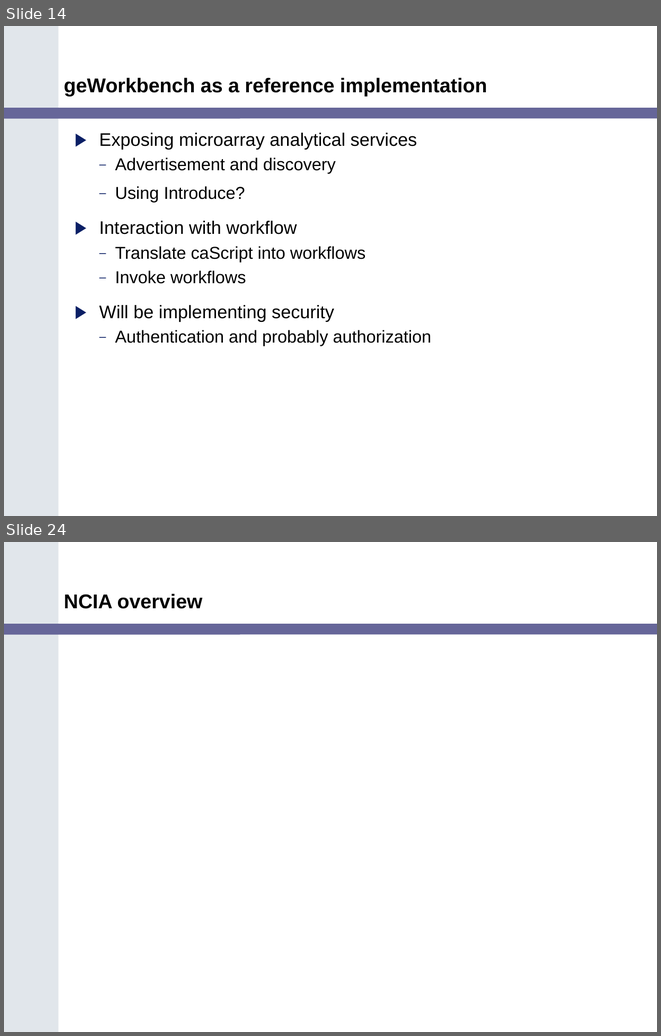
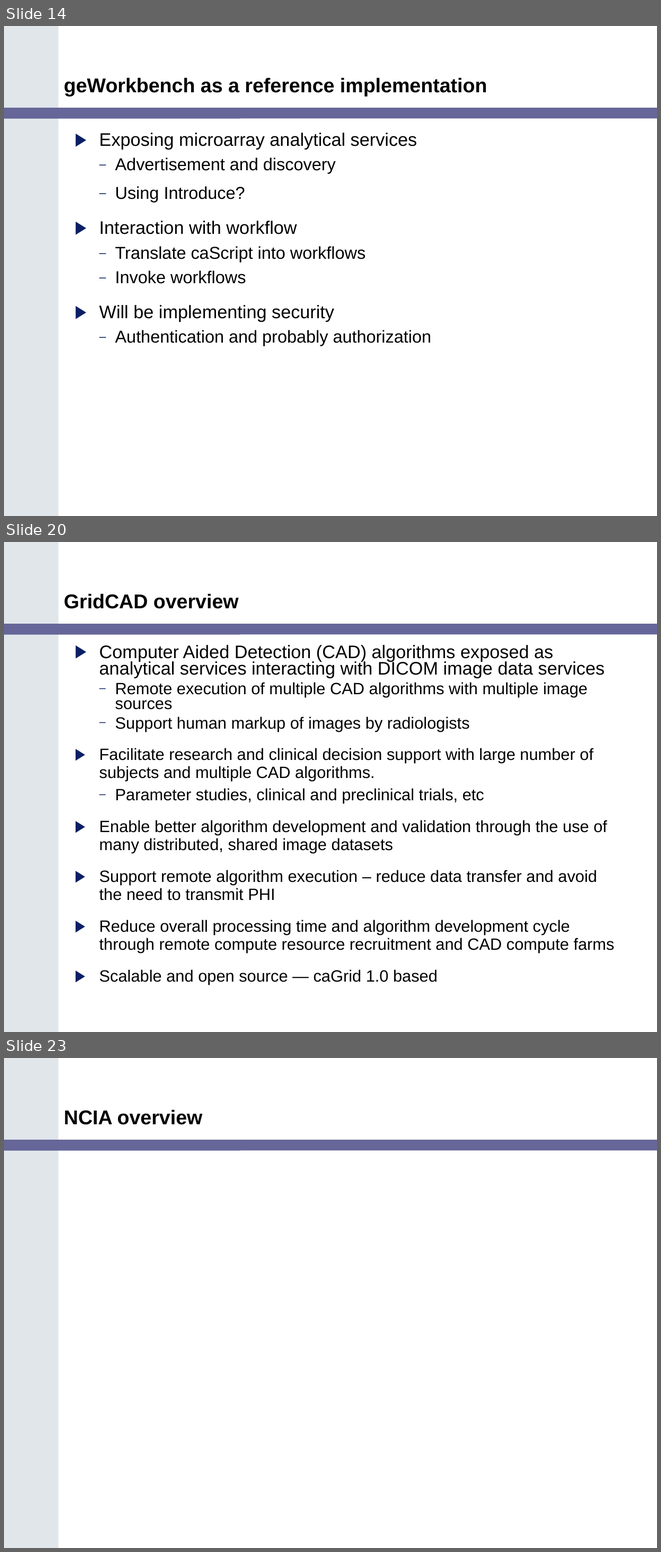
Before and after one commit to NCIP/cagrid-docs, a slide deck: presentations/200607_VCDE_ARCH/Ref_Impl_Arch_VCDE_2006_07.ppt. Shown one above the other, each under a label of ours: slides 14 and 24 before the commit, slides 14, 20 and 23 after it; the slides between them are not shown. The pictures are 661x1036 and 661x1552 pixels, drawn with LibreOffice and Linux fonts; fonts in the diff are those of the drawing; background and template pictures are left out. Boxes give left, top, right and bottom in pixels: in the first picture for what was removed or moved away, otherwise in the second. Text is boxed around its words. In the diff, an @@ line names an element or a change of style, - is before the commit and + after.

```diff
--- a/presentations/200607_VCDE_ARCH/Ref_Impl_Arch_VCDE_2006_07.ppt
+++ b/presentations/200607_VCDE_ARCH/Ref_Impl_Arch_VCDE_2006_07.ppt
@@ slide 20 added at (x1=4, y1=542, x2=657, y2=1032), background #FFFFFF; not listed: 2 template elements that a slide beside it also shows @@
@@ title added at (x1=64, y1=593, x2=239, y2=609), 22 pt, text #000000, bold @@
+GridCAD overview
@@ text added at (x1=99, y1=645, x2=615, y2=985), 18 pt, text #000000 @@
+▶ Computer Aided Detection (CAD) algorithms exposed as analytical services interacting with DICOM image data services
+  – Remote execution of multiple CAD algorithms with multiple image sources
+  – Support human markup of images by radiologists
+▶ Facilitate research and clinical decision support with large number of subjects and multiple CAD algorithms.
+  – Parameter studies, clinical and preclinical trials, etc
+▶ Enable better algorithm development and validation through the use of many distributed, shared image datasets
+▶ Support remote algorithm execution – reduce data transfer and avoid the need to transmit PHI
+▶ Reduce overall processing time and algorithm development cycle through remote compute resource recruitment and CAD compute farms
+▶ Scalable and open source — caGrid 1.0 based
@@ what was slide 24 is now slide 23 @@
```
Also in this commit, not shown: 8 slides changed, 6 other slides added, 5 slides removed.
